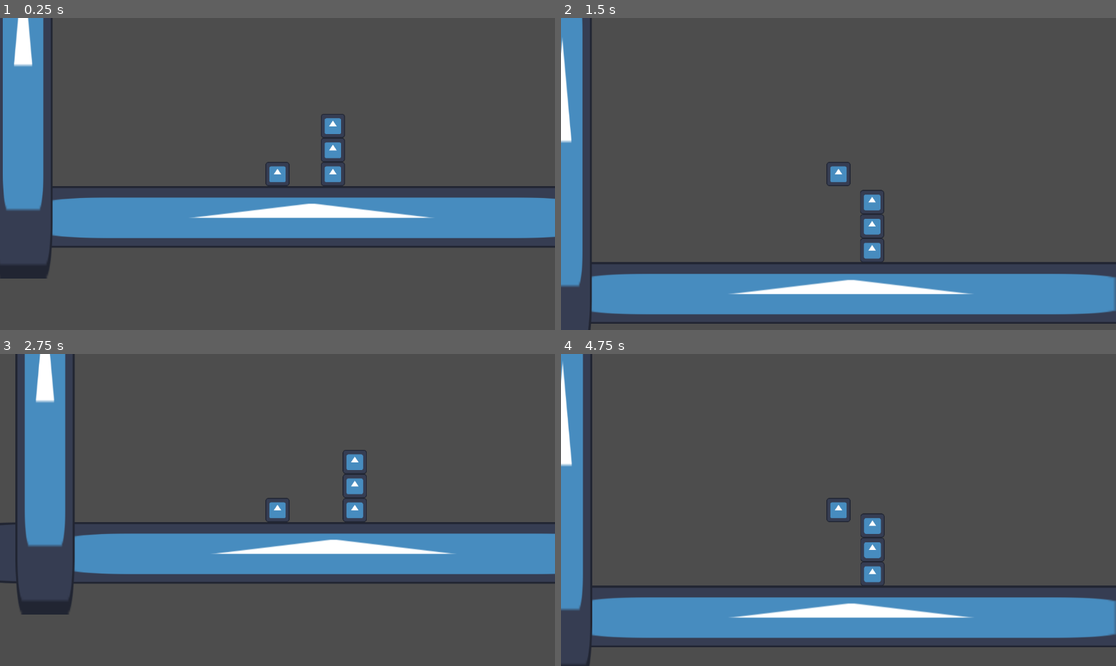
Above: before the commit, frames 1-4 (two rows, left to right).
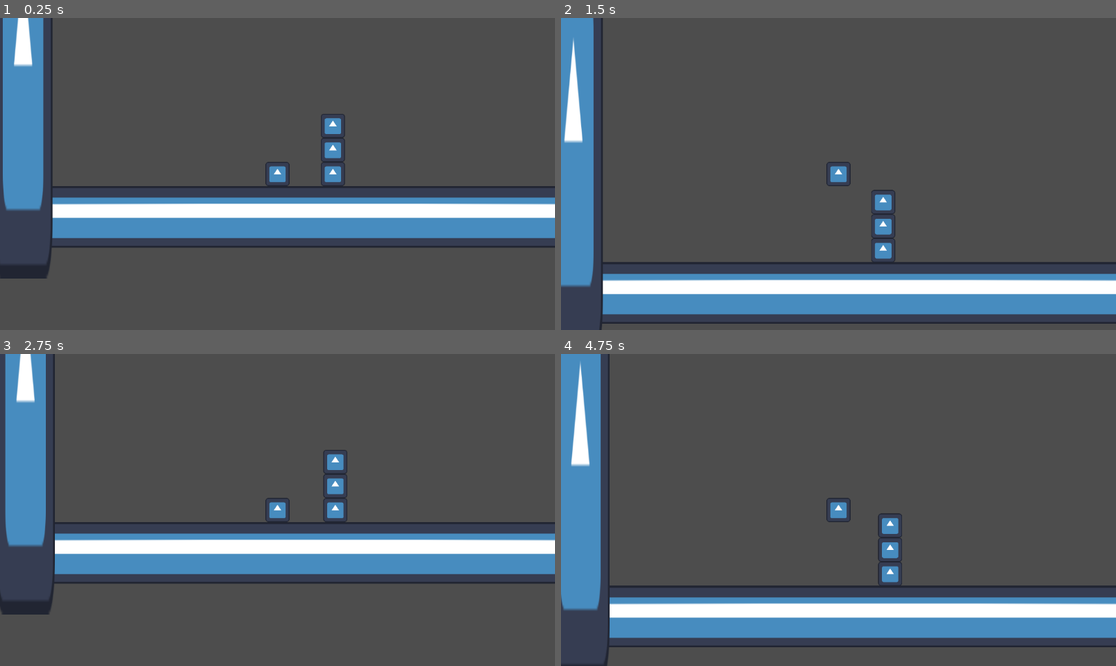
Above: after the commit, the same moments.

Repository: rrrrbit/troubleshot
Game: Godot game, scene res://test_0.tscn
Same seed, same stepped clock (60 frames per second), same inputs: the game is played once before the commit and once after it. The engine's default icon, where the game draws it, is replaced by a stand-in: a white triangle on a blue panel in a dark square.
Inputs:
- Up to frame 1 (0.25 s): no input
- Up to frame 2 (1.5 s): tap Enter at 0.5 s; hold W (+y) 0.53-1.28 s; tap D (+x) at 0.6 s; tap W (+y) at 1.35 s
- Up to frame 3 (2.75 s): tap A (-x) at 1.55, 2.1 s; tap S (-y) at 2.3 s
- Up to frame 4 (4.75 s): tap S (-y) at 2.85 s; tap Shift (d, bound only after the commit) at 3.05, 3.6 s; tap Space at 3.5 s; tap D (+x) at 3.8, 4.35 s; tap W (+y) at 4.55 s

The runs differ from the first frame. In frame 1, 3.4% of the frame differs, in the area x 9-100%, y 57-71%; in frame 2, 7.5%; in frame 3, 10%, in the area x 0-100%, y 0-84%; in frame 4, 8.9%.

Commit message:
move tweaks
+dash
move tweaks

Diff:
--- a/player.gd
+++ b/player.gd
@@ -1,38 +1,64 @@
 extends CharacterBody2D
 
 #todo:
-#add wallcling release coyote time.
-#add dash.
+#have walldash manually release movement key
 #optimise logic
 
 const JUMP_TIME=0.6
 const JUMP_HEIGHT=150
 
-const SPEED = 1000
-const X_ACCEL_LERP=10.**-3
-const X_DECEL_LERP=10.**-5
+const MAXSPEED = 1000
+
+const ACCEL = 2000
+const DRAG = 5000
+const AIRDRAG = 500
+
+const DASHVEL = 1000
 
 # Get the gravity from the project settings to be synced with RigidBody nodes.
-var JUMP_VELOCITY = -4*JUMP_HEIGHT/JUMP_TIME
+var JUMPVEL = -4*JUMP_HEIGHT/JUMP_TIME
 var gravity = 8 / JUMP_TIME / JUMP_TIME * JUMP_HEIGHT#ProjectSettings.get_setting("physics/2d/default_gravity")
 var wallcling=false
 
 var prevWallcling=false
 
+var justJumped = false
+
 func _physics_process(delta):
 	var lastCollisionExists = get_last_slide_collision() != null
 	var wallDir
-	if lastCollisionExists:
+
+	if lastCollisionExists and not is_on_floor() and is_on_wall():
 		wallDir = ceil(get_last_slide_collision().get_normal().x)
+		wallcling= -wallDir==Input.get_axis("-x","+x")
+		if wallcling:
+			if !prevWallcling:
+				justJumped = true
+				velocity.y =0
+
+	if Input.is_action_just_pressed("d"):
+		if wallcling:
+			velocity += Vector2(DASHVEL*1.25* -Input.get_axis("-x","+x"), JUMPVEL)
+		elif not is_on_floor():
+			velocity.x += DASHVEL*Input.get_axis("-x","+x")
+			match Input.get_axis("-y","+y"):
+				1.:
+					velocity.y = DASHVEL*-1.25
+				0.:
+					velocity.y = 0
+				-1.:
+					velocity.y = DASHVEL*1.25
+			justJumped = false
+		else:
+			velocity.x += DASHVEL*Input.get_axis("-x","+x")
+
 	if not is_on_floor():
-		if lastCollisionExists:
-			wallcling= -wallDir==Input.get_axis("-x","+x")
-			if wallcling and !prevWallcling and is_on_wall():
-				velocity.y =0
 		if is_on_wall() and wallcling:
 			velocity.y += gravity / 5 * delta
 		else:
 			velocity.y += gravity * delta
+	else:
+		justJumped = true
 
 	if not is_on_wall() or is_on_floor():
 		wallcling = false
@@ -40,15 +66,21 @@
 	# Handle jump.
 	if Input.is_action_pressed("+y") and (is_on_floor() or wallcling):
 		if wallcling and lastCollisionExists:
-			velocity.x = SPEED*2*wallDir
-		velocity.y = JUMP_VELOCITY
+			velocity.x = MAXSPEED*wallDir
+		velocity.y = JUMPVEL
 
 	# Get the input direction and handle the movement/deceleration.
 	# As good practice, you should replace UI actions with custom gameplay actions.
 	var direction = Input.get_axis("-x","+x")
-	if direction:
-		velocity.x = lerp(velocity.x, direction*SPEED, 1 - X_ACCEL_LERP**delta)
+	if direction and abs(velocity.x)<=MAXSPEED:
+		velocity.x += ACCEL * direction * delta
+		if sign(direction) != sign(velocity.x):
+			velocity.x = move_toward(velocity.x,0,DRAG*delta)
+	elif is_on_floor():
+		velocity.x = move_toward(velocity.x,0,DRAG*delta)
 	else:
-		velocity.x = lerp(velocity.x, 0., 1 - X_DECEL_LERP**delta)
+		velocity.x = move_toward(velocity.x,0,AIRDRAG*delta)
+	print(round(velocity))
+
 	prevWallcling = wallcling
 	move_and_slide()
--- a/project.godot
+++ b/project.godot
@@ -37,6 +37,11 @@
 "events": [Object(InputEventKey,"resource_local_to_scene":false,"resource_name":"","device":-1,"window_id":0,"alt_pressed":false,"shift_pressed":false,"ctrl_pressed":false,"meta_pressed":false,"pressed":false,"keycode":0,"physical_keycode":68,"key_label":0,"unicode":100,"echo":false,"script":null)
 ]
 }
+d={
+"deadzone": 0.5,
+"events": [Object(InputEventKey,"resource_local_to_scene":false,"resource_name":"","device":-1,"window_id":0,"alt_pressed":false,"shift_pressed":false,"ctrl_pressed":false,"meta_pressed":false,"pressed":false,"keycode":0,"physical_keycode":4194325,"key_label":0,"unicode":0,"echo":false,"script":null)
+]
+}
 
 [rendering]
 
--- a/test_0.tscn
+++ b/test_0.tscn
@@ -58,10 +58,12 @@
 
 [node name="StaticBody2D" type="StaticBody2D" parent="env"]
 position = Vector2(565, 664)
+scale = Vector2(36.2, 1)
 
 [node name="Icon" type="Sprite2D" parent="env/StaticBody2D"]
 scale = Vector2(12.5, 1)
 texture = ExtResource("1_rb47o")
+region_rect = Rect2(0, 0, 126, 127)
 
 [node name="CollisionShape2D" type="CollisionShape2D" parent="env/StaticBody2D"]
 shape = SubResource("RectangleShape2D_vpdvb")
